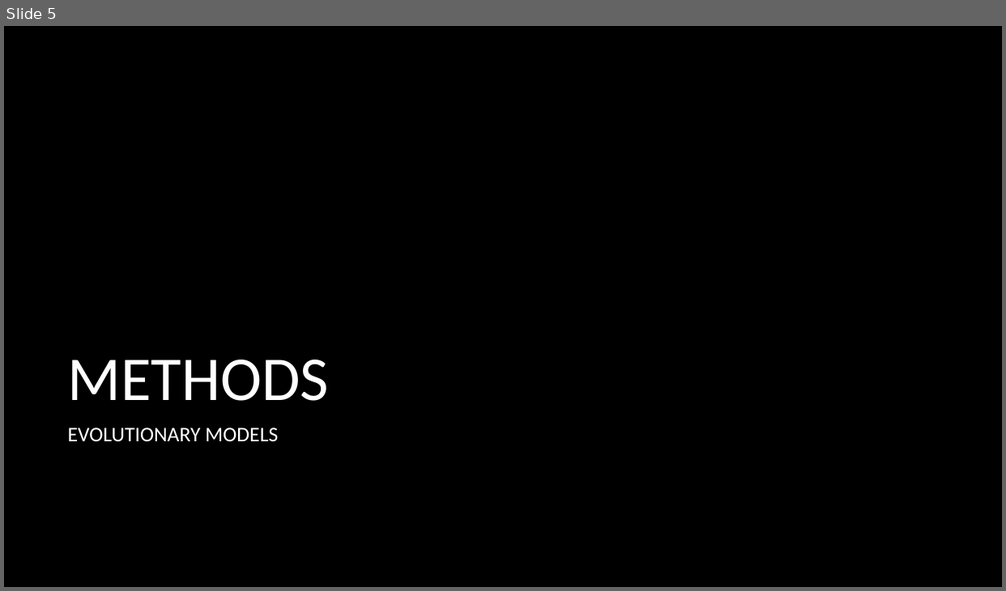
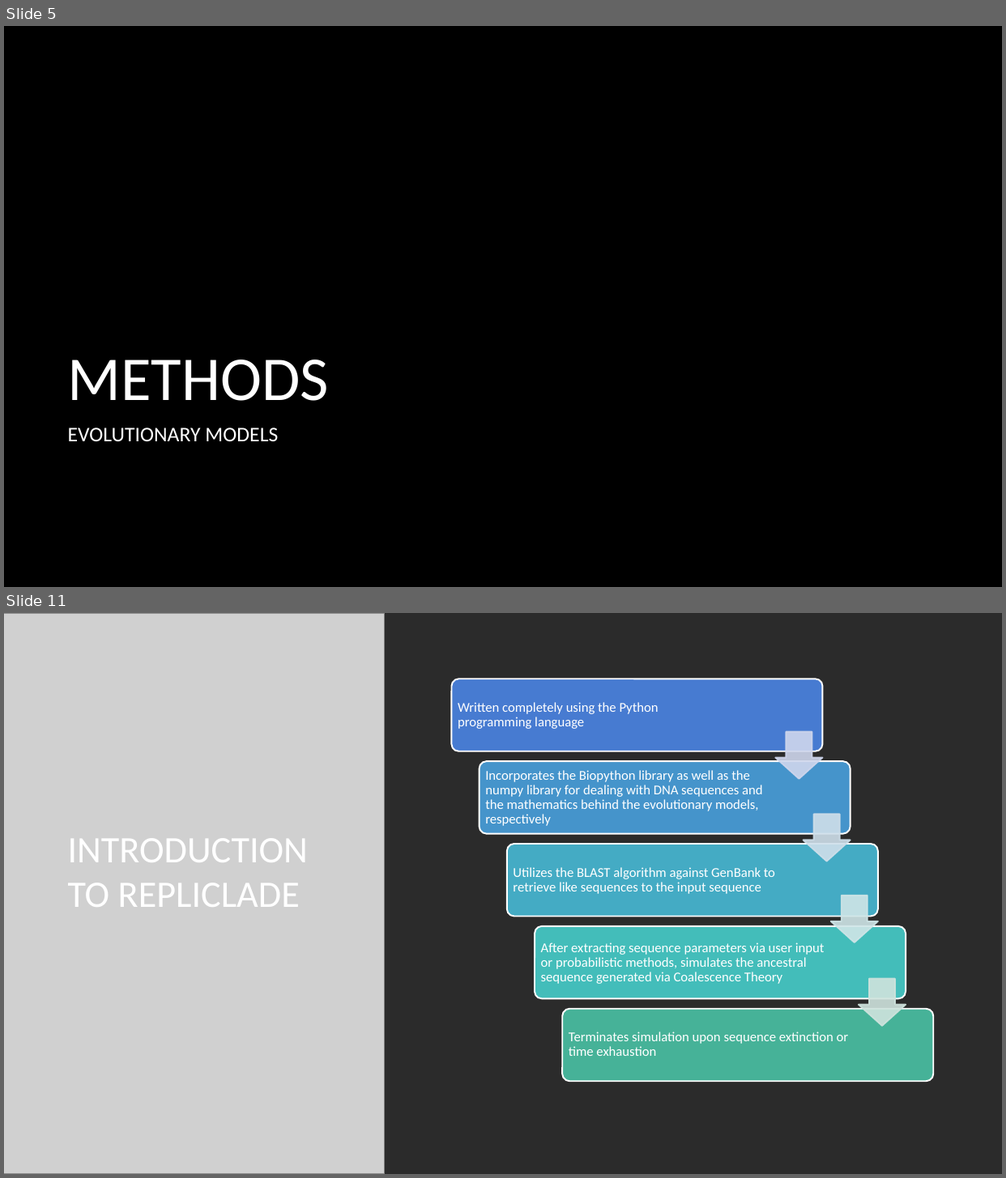
Before and after one commit to hakidehari/RepliClade, a slide deck: Repliclade_final/Repliclade.pptx. Shown one above the other, each under a label of ours: slide 5 before the commit, slides 5 and 11 after it; the slides between them are not shown. The pictures are 1006x591 and 1006x1178 pixels, drawn with LibreOffice and Linux fonts; fonts in the diff are those of the drawing; grey boxes stand for pictures; background and template pictures are left out; a plain dark background stands for a picture behind light text. Boxes give left, top, right and bottom in pixels: in the first picture for what was removed or moved away, otherwise in the second. Text is boxed around its words. In the diff, an @@ line names an element or a change of style, - is before the commit and + after.

```diff
--- a/Repliclade_final/Repliclade.pptx
+++ b/Repliclade_final/Repliclade.pptx
@@ slide 11 added at (4, 613, 1002, 1174), background picture (left out) @@
@@ picture added at (4, 613, 385, 1174) @@
@@ picture added at (4, 613, 385, 1174) @@
@@ rectangle added at (385, 613, 1002, 1174), fill #FFFFFF @@
@@ title added at (68, 838, 308, 907), 36 pt, text #FFFFFF @@
+INTRODUCTION TO REPLICLADE
@@ group added at (452, 679, 934, 1082): 5 rounded rectangles, 5 texts, 4 down arrows @@
+Written completely using the Python programming language
+Incorporates the Biopython library as well as the numpy library for dealing with DNA sequences and the mathematics behind the evolutionary models, respectively
+Utilizes the BLAST algorithm against GenBank to retrieve like sequences to the input sequence
+After extracting sequence parameters via user input or probabilistic methods, simulates the ancestral sequence generated via Coalescence Theory
+Terminates simulation upon sequence extinction or time exhaustion
```
Also in this commit, not shown: 5 slides changed, 14 other slides added, 2 other files.
